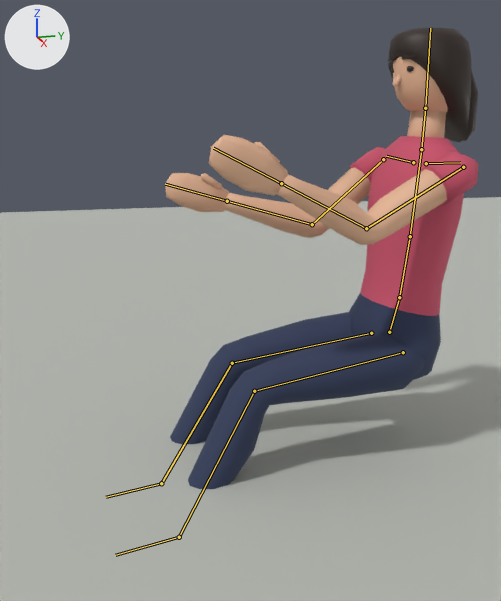
Before and after pictures for a commit that changed the Blender file assets/blender/characters/pedestrian_f.blend.
Both versions are drawn from a 50 mm lens placed at (1.673, -0.887, 0.85), pointed at (0.011, -0.406, 0.421). Arrows for +X, +Y and +Z are at upper left; the lights stay in place. The picture after the commit comes second. Both versions are drawn at frame -30 of the action 'drive'; the numbers are the values there. The bones that bend it are drawn over the model as lines.

Objects in the first picture: 'body', 'hair', 'head', 'preview_ground'.
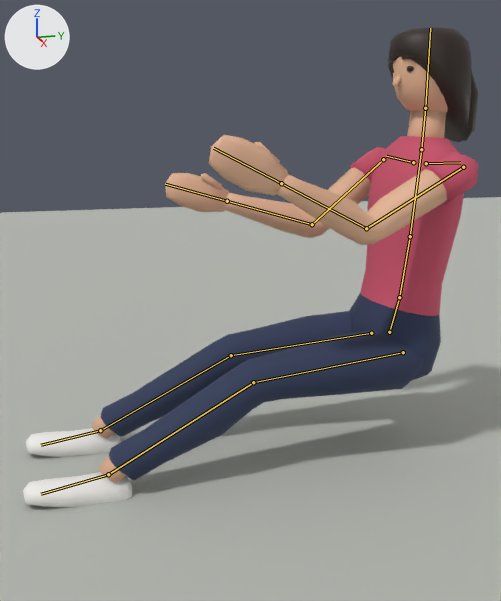
The change, as a diff of the scene's bpy script:
```diff
--- a/assets/blender/characters/pedestrian_f.blend.py
+++ b/assets/blender/characters/pedestrian_f.blend.py
@@ bone_leftupperleg @@
 bone_leftupperleg = bpy.data.objects['pedestrian_f'].pose.bones['LeftUpperLeg']  # child of 'Hips'
-bone_leftupperleg.rotation_quaternion = (0.833, -0.551, 0.013, -0.036)  # degrees (-67, -1, -4)
+bone_leftupperleg.rotation_quaternion = (0.819, -0.573, 0.013, -0.035)  # degrees (-70, -1, -4)
@@ bone_leftlowerleg @@
 bone_leftlowerleg = bpy.data.objects['pedestrian_f'].pose.bones['LeftLowerLeg']  # child of 'LeftUpperLeg'
-bone_leftlowerleg.rotation_quaternion = (0.906, 0.423, 0.0, 0.0)  # degrees (50, 0, 0)
+bone_leftlowerleg.rotation_quaternion = (0.985, 0.174, 0.0, 0.0)  # degrees (20, 0, 0)
@@ bone_leftfoot @@
 bone_leftfoot = bpy.data.objects['pedestrian_f'].pose.bones['LeftFoot']  # child of 'LeftLowerLeg'
-bone_leftfoot.rotation_quaternion = (0.991, 0.131, 0.0, 0.0)  # degrees (15, 0, 0)
+bone_leftfoot.rotation_quaternion = (0.906, 0.423, 0.0, 0.0)  # degrees (50, 0, 0)
@@ bone_rightupperleg @@
 bone_rightupperleg = bpy.data.objects['pedestrian_f'].pose.bones['RightUpperLeg']  # child of 'Hips'
-bone_rightupperleg.rotation_quaternion = (0.833, -0.551, -0.013, 0.036)  # degrees (-67, 1, 4)
+bone_rightupperleg.rotation_quaternion = (0.819, -0.573, -0.013, 0.035)  # degrees (-70, 1, 4)
@@ bone_rightlowerleg @@
 bone_rightlowerleg = bpy.data.objects['pedestrian_f'].pose.bones['RightLowerLeg']  # child of 'RightUpperLeg'
-bone_rightlowerleg.rotation_quaternion = (0.906, 0.423, 0.0, 0.0)  # degrees (50, 0, 0)
+bone_rightlowerleg.rotation_quaternion = (0.985, 0.174, 0.0, 0.0)  # degrees (20, 0, 0)
@@ bone_rightfoot @@
 bone_rightfoot = bpy.data.objects['pedestrian_f'].pose.bones['RightFoot']  # child of 'RightLowerLeg'
-bone_rightfoot.rotation_quaternion = (0.991, 0.131, 0.0, 0.0)  # degrees (15, 0, 0)
+bone_rightfoot.rotation_quaternion = (0.906, 0.423, 0.0, 0.0)  # degrees (50, 0, 0)
```

What differs and where, as boxes [x1, y1, x2, y2] in the pictures (501 x 601 px):
'body', posed
    before: [165, 110, 479, 489]
    after: [23, 110, 479, 507]
bone 'LeftUpperLeg', root to tip
    before: (403, 352) to (254, 391)
    after: (403, 352) to (253, 382)
bone 'LeftLowerLeg', root to tip
    before: (254, 391) to (179, 537)
    after: (253, 382) to (108, 474)
bone 'LeftFoot', root to tip
    before: (179, 537) to (115, 555)
    after: (108, 474) to (41, 494)
bone 'RightUpperLeg', root to tip
    before: (371, 333) to (232, 363)
    after: (371, 333) to (231, 355)
bone 'RightLowerLeg', root to tip
    before: (232, 363) to (161, 483)
    after: (231, 355) to (100, 430)
bone 'RightFoot', root to tip
    before: (161, 483) to (106, 497)
    after: (100, 430) to (41, 445)
